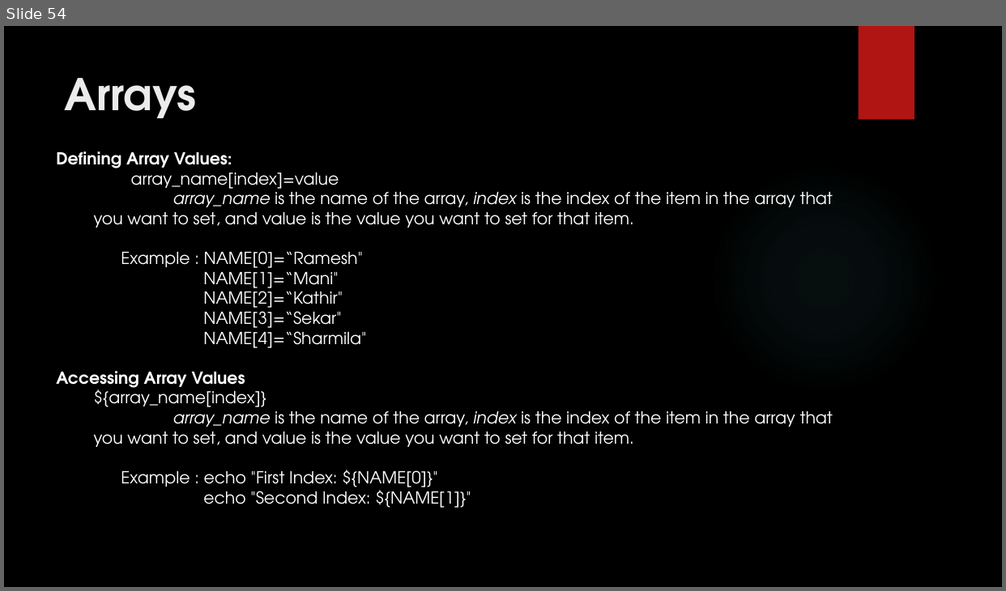
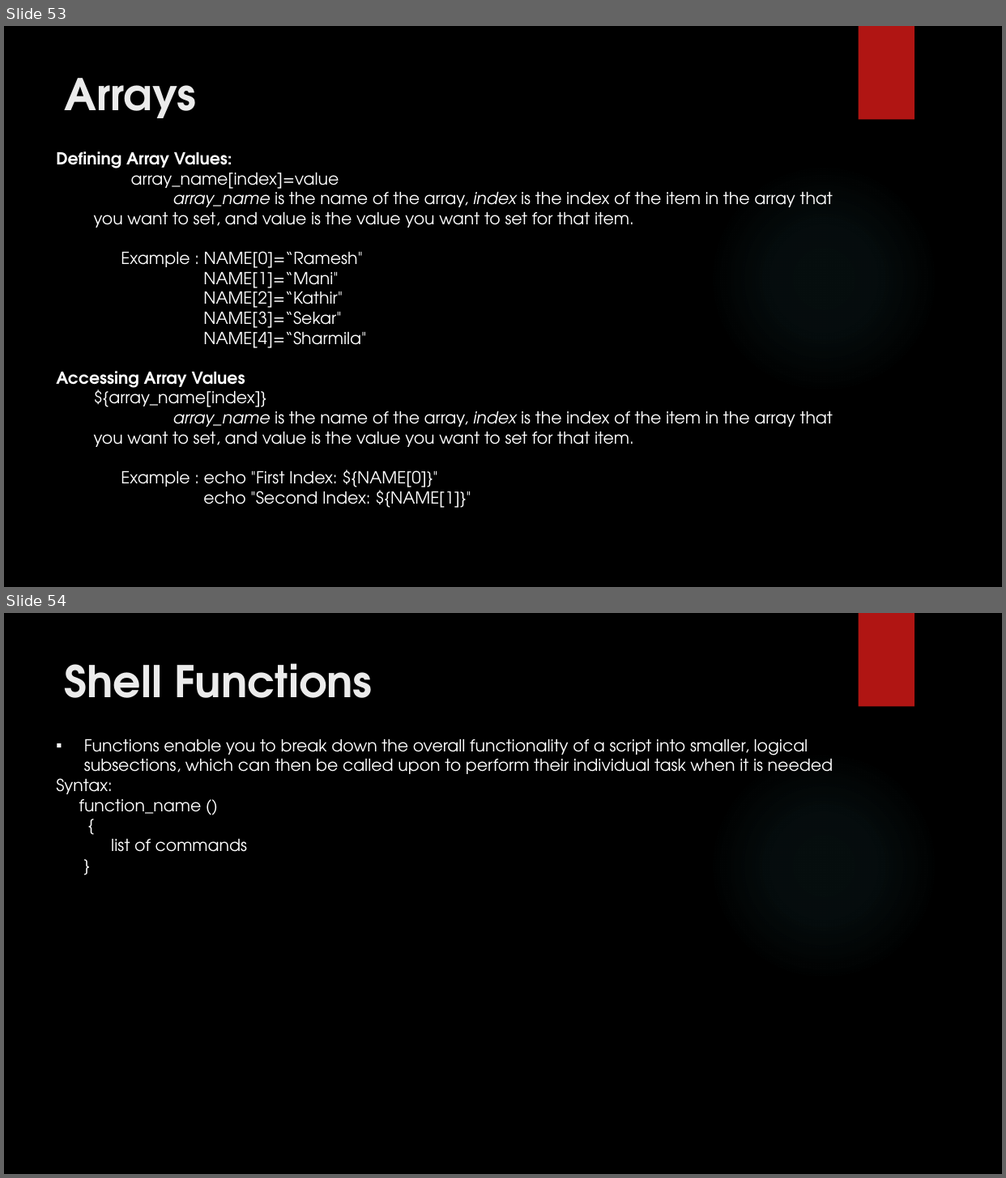
Before and after one commit to RaghulRameshTrainer/mobily_infotech, a slide deck: UnixShellScripting.pptx. Shown one above the other, each under a label of ours: slide 54 before the commit, slides 53 and 54 after it. The pictures are 1006x591 and 1006x1178 pixels, drawn with LibreOffice and Linux fonts; fonts in the diff are those of the drawing; background and template pictures are left out. Boxes give left, top, right and bottom in pixels: in the first picture for what was removed or moved away, otherwise in the second. Text is boxed around its words. In the diff, an @@ line names an element or a change of style, - is before the commit and + after.

```diff
--- a/UnixShellScripting.pptx
+++ b/UnixShellScripting.pptx
@@ slide 54 added at [4, 613, 1002, 1174], background picture (left out); not listed: 2 template elements that a slide beside it also shows @@
@@ title added at [65, 663, 372, 698], 42 pt, text #EBEBEB, bold @@
+Shell Functions
@@ text added at [56, 739, 833, 852], 16 pt, text #FFFFFF @@
+▪ Functions enable you to break down the overall functionality of a script into smaller, logical subsections, which can then be called upon to perform their individual task when it is needed
+Syntax:
+function_name ()
+{
+list of commands
+}
@@ what was slide 54 is now slide 53 @@
```
Also in this commit, not shown: 1 slide changed, 36 other slides added, 1 slide removed.
